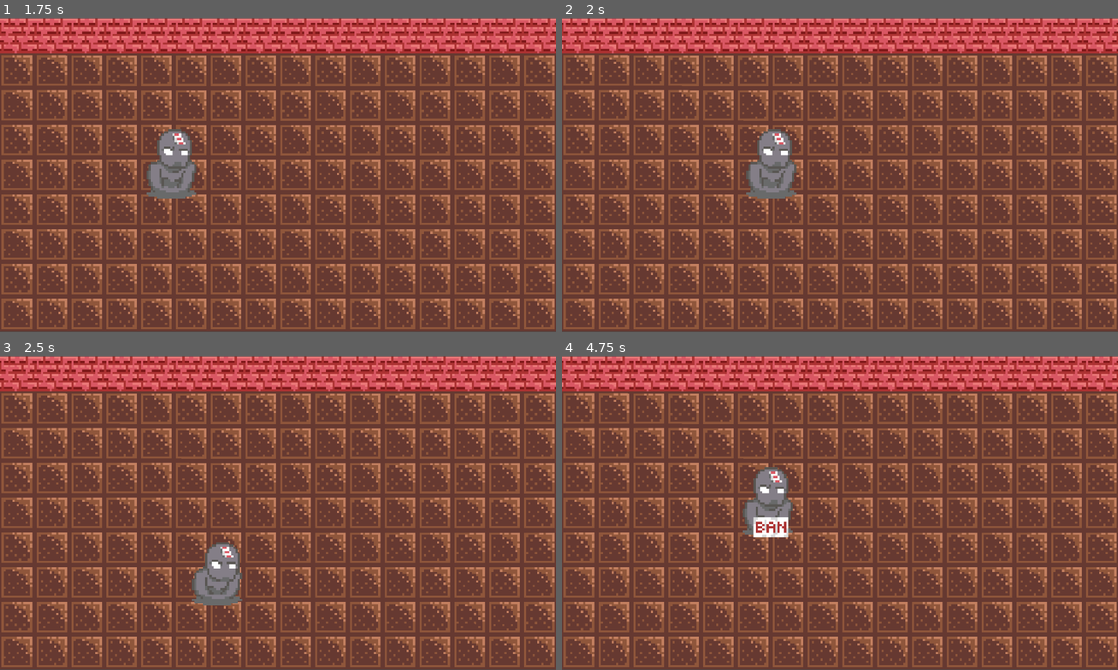
Above: before the commit, frames 1-4 (two rows, left to right).
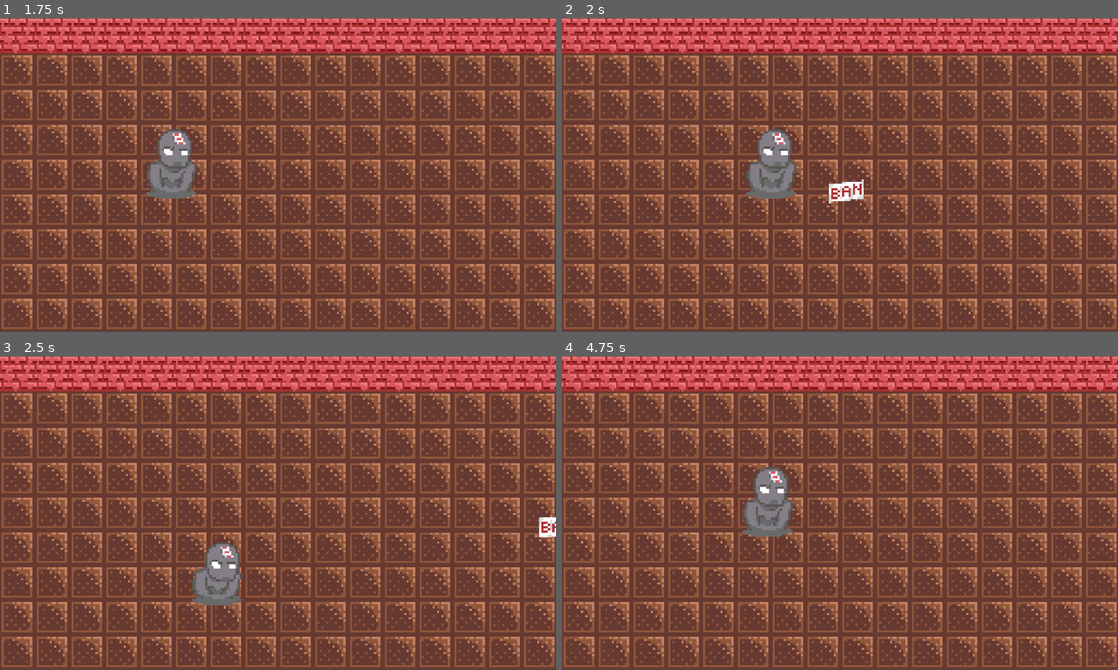
Above: after the commit, the same moments.

Repository: MoisesRMLM/Banned-for-life
Game: Godot game, scene res://Scenes/menu_inicio.tscn
The game is run twice, just before and just after one commit, with the same random seed, the same clock (stepped at 60 frames per second) and the same inputs.
Inputs:
- Up to frame 1 (1.75 s): click "JUGAR" at 0.5 s; hold D (right) from 1.28 s (still down); hold M (shoot, bound only after the commit) from 1.28 s (still down)
- Up to frame 2 (2 s): keep holding D (right); keep holding M (shoot, bound only after the commit)
- Up to frame 3 (2.5 s): release D (right) at 2.03 s; release M (shoot, bound only after the commit) at 2.03 s; hold S (down) from 2.03 s (still down); tap K (shoot, bound only before the commit) at 2.1 s
- Up to frame 4 (4.75 s): release S (down) at 2.78 s; hold D (right) 2.78-3.53 s; hold Ctrl (slow) 2.78-3.53 s; hold W (up) 3.53-4.28 s; tap M (shoot, bound only after the commit) at 3.6 s; hold A (left) from 4.28 s (still down); hold K (shoot, bound only before the commit) from 4.28 s (still down)

Frame 1 is identical in both runs. In frame 2, 0.4% of the frame differs, in the area x 48-55%, y 51-60%; in frame 3, 0.2%; in frame 4, 0.4%, in the area x 34-41%, y 51-58%.

Commit message:
cambio del boton de diparo y formación
La principal función de este segundo commit es comprobar que se suben bien los cambios realizados

Diff:
--- a/project.godot
+++ b/project.godot
@@ -53,12 +53,12 @@
 }
 shoot={
 "deadzone": 0.2,
-"events": [Object(InputEventKey,"resource_local_to_scene":fa …(141 unchanged characters)… ":false,"keycode":0,"physical_keycode":75,"key_label":0,"unicode":107,"location":0,"echo":false,"script":null)
+"events": [Object(InputEventKey,"resource_local_to_scene":fa …(141 unchanged characters)… ":false,"keycode":0,"physical_keycode":77,"key_label":0,"unicode":109,"location":0,"echo":false,"script":null)
 ]
 }
 formation={
 "deadzone": 0.2,
-"events": [Object(InputEventKey,"resource_local_to_scene":fa …(141 unchanged characters)… ":false,"keycode":0,"physical_keycode":77,"key_label":0,"unicode":109,"location":0,"echo":false,"script":null)
+"events": [Object(InputEventKey,"resource_local_to_scene":fa …(141 unchanged characters)… ":false,"keycode":0,"physical_keycode":75,"key_label":0,"unicode":107,"location":0,"echo":false,"script":null)
 ]
 }
 
